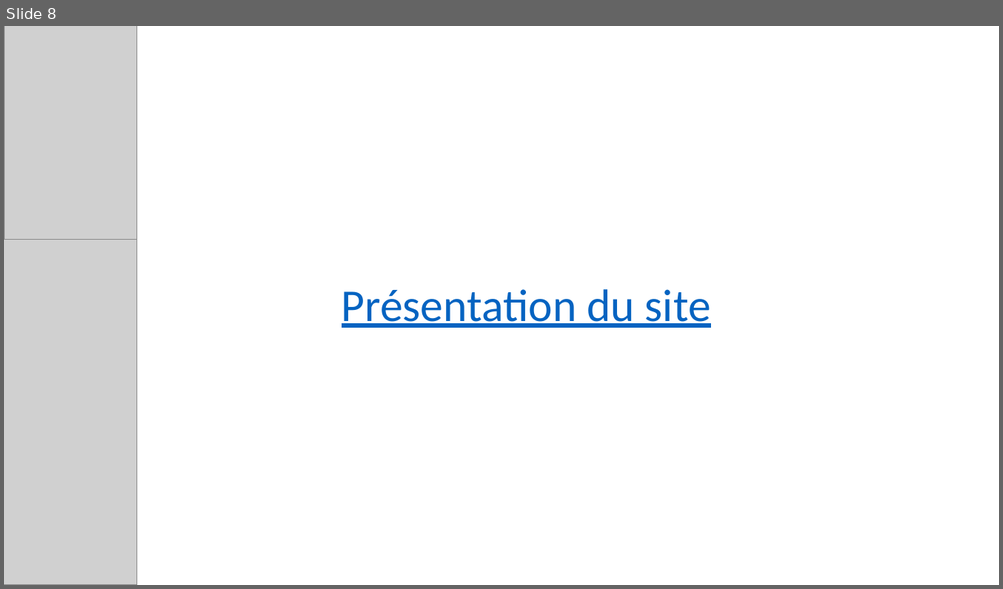
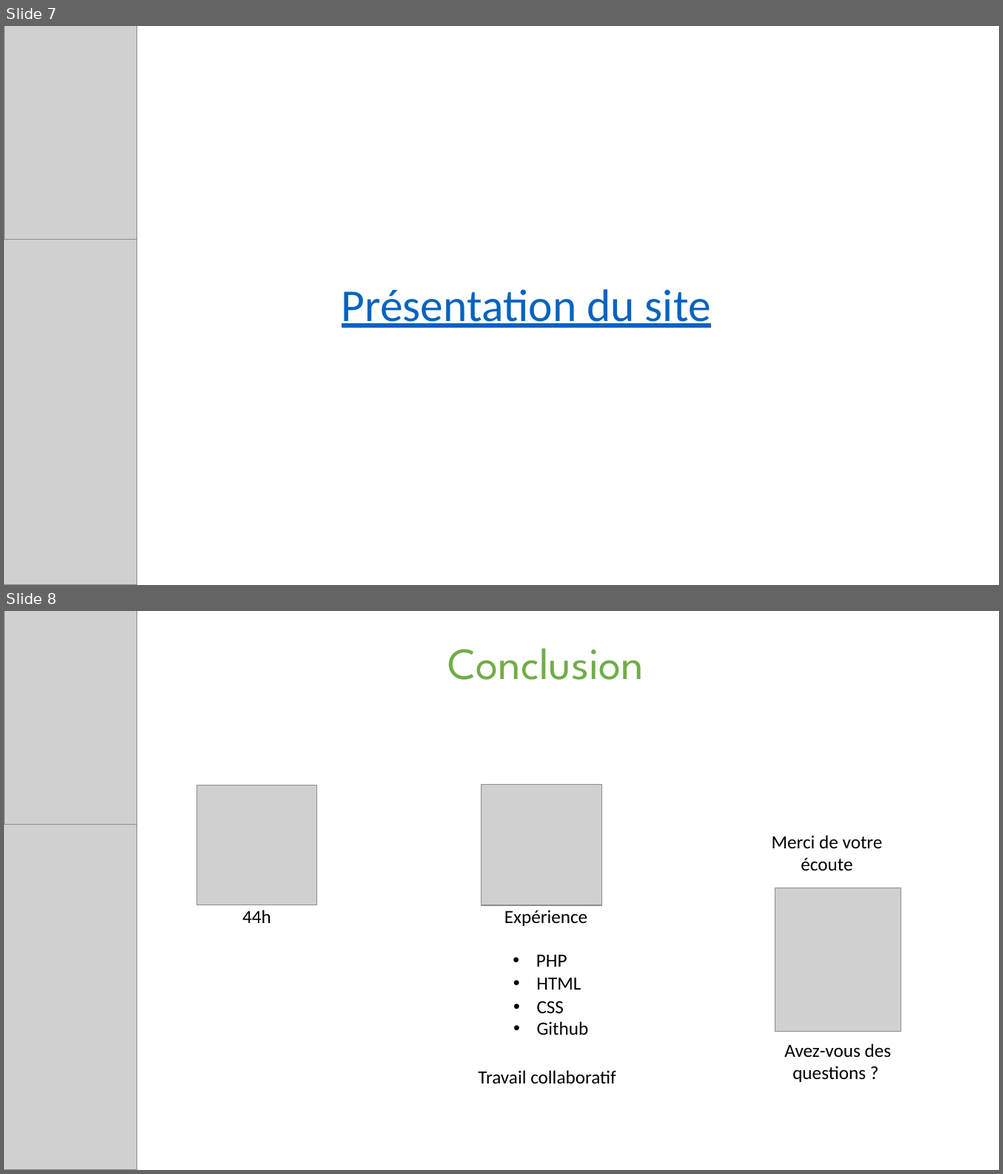
Before and after one commit to eehP/WeebProject, a slide deck: Présentation.pptx. Shown one above the other, each under a label of ours: slide 8 before the commit, slides 7 and 8 after it. The pictures are 1003x589 and 1003x1174 pixels, drawn with LibreOffice and Linux fonts; fonts in the diff are those of the drawing; grey boxes stand for pictures. Boxes give left, top, right and bottom in pixels: in the first picture for what was removed or moved away, otherwise in the second. Text is boxed around its words. In the diff, an @@ line names an element or a change of style, - is before the commit and + after.

```diff
--- a/Présentation.pptx
+++ b/Présentation.pptx
@@ slide 8 added at (x1=4, y1=611, x2=999, y2=1170), background #FFFFFF @@
@@ picture added at (x1=4, y1=611, x2=136, y2=1092) @@
@@ text added at (x1=448, y1=648, x2=643, y2=680), 43 pt, text #70AD47 @@
+Conclusion
@@ picture added at (x1=196, y1=785, x2=316, y2=905) @@
@@ picture added at (x1=481, y1=785, x2=602, y2=906) @@
@@ picture added at (x1=4, y1=824, x2=136, y2=1170) @@
@@ text added at (x1=771, y1=835, x2=882, y2=871), 18 pt, text #000000 @@
+Merci de votre écoute
@@ picture added at (x1=775, y1=889, x2=900, y2=1032) @@
@@ text added at (x1=242, y1=910, x2=271, y2=923), 18 pt, text #000000 @@
+44h
@@ text added at (x1=504, y1=910, x2=587, y2=926), 18 pt, text #000000 @@
+Expérience
@@ text added at (x1=536, y1=954, x2=567, y2=967), 18 pt, text #000000 @@
+• PHP
@@ text added at (x1=536, y1=977, x2=580, y2=990), 18 pt, text #000000 @@
+• HTML
@@ text added at (x1=537, y1=1001, x2=564, y2=1014), 18 pt, text #000000 @@
+• CSS
@@ text added at (x1=537, y1=1022, x2=589, y2=1035), 18 pt, text #000000 @@
+• Github
@@ text added at (x1=784, y1=1044, x2=891, y2=1082), 18 pt, text #000000 @@
+Avez-vous des questions ?
@@ text added at (x1=478, y1=1071, x2=616, y2=1084), 18 pt, text #000000 @@
+Travail collaboratif
@@ what was slide 8 is now slide 7 @@
```
Also in this commit, not shown: 4 slides changed, 1 slide removed.
